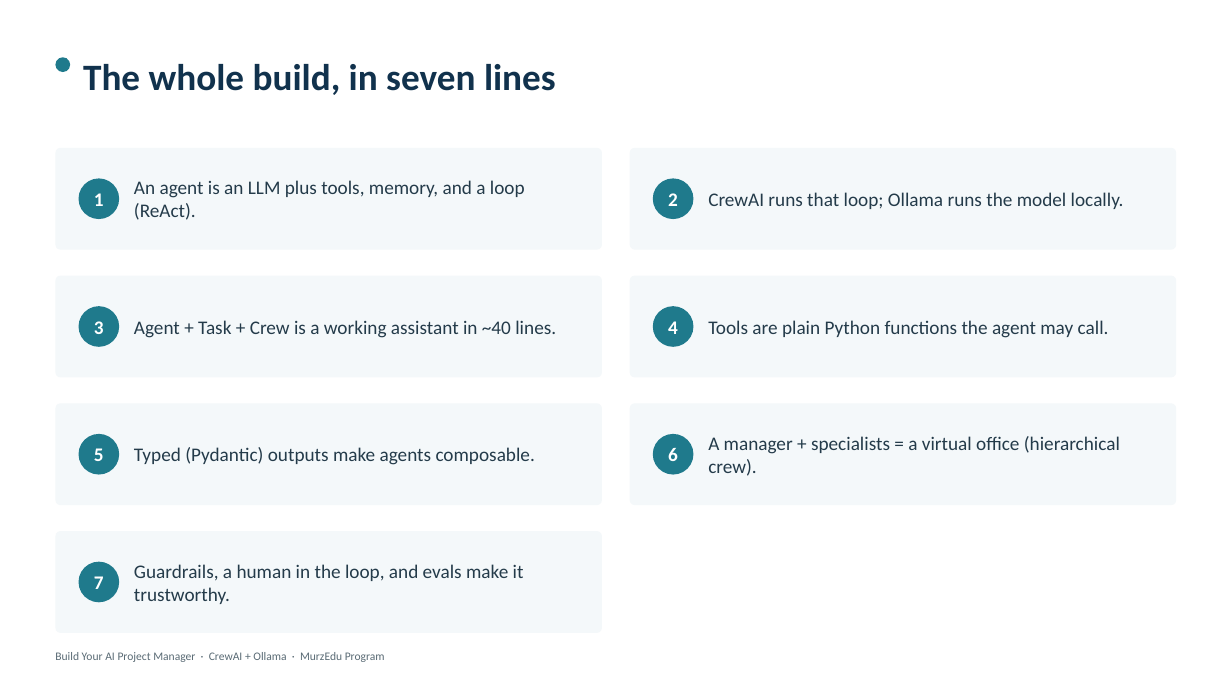
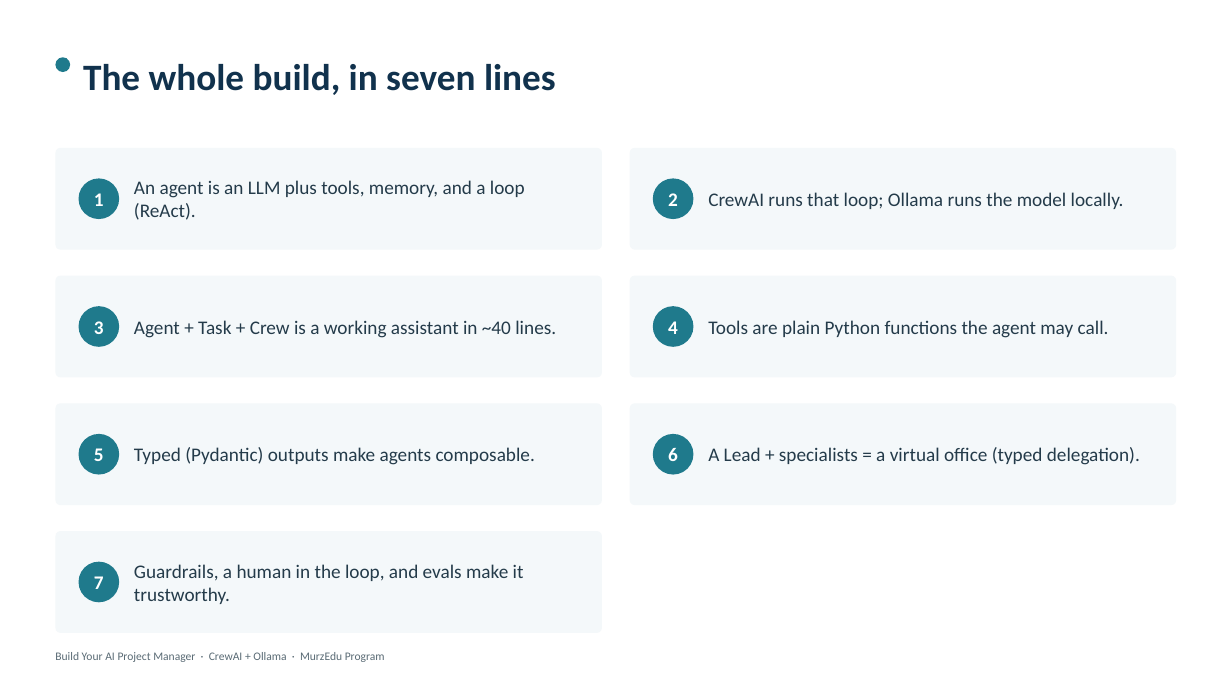
Before and after one commit to adepuu/ai-pm-workshop, a slide deck: slide 26 of MurzEdu_AI_Workshop_Package/01_Slide_Deck/AI_Project_Manager_Workshop_EN.pptx. Drawn at 1232x693 pixels with LibreOffice and Linux fonts; fonts in the diff are those of the drawing. Boxes give left, top, right and bottom in pixels: in the first picture for what was removed or moved away, otherwise in the second. Text is boxed around its words. In the diff, an @@ line names an element or a change of style, - is before the commit and + after.

```diff
--- a/MurzEdu_AI_Workshop_Package/01_Slide_Deck/AI_Project_Manager_Workshop_EN.pptx
+++ b/MurzEdu_AI_Workshop_Package/01_Slide_Deck/AI_Project_Manager_Workshop_EN.pptx
@@ text at <box>708,447,1140,465</box>: text changed @@
-A manager + specialists = a virtual office (hierarchical crew).
+A Lead + specialists = a virtual office (typed delegation).
```
Also in this commit, not shown: 9 other slides changed, 28 other files.
